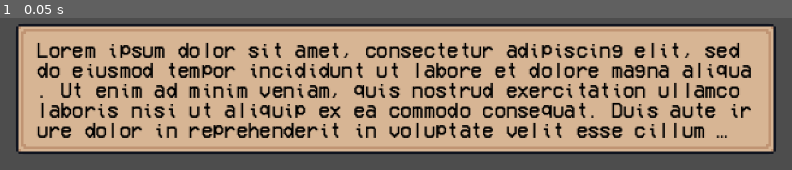
Above: before the commit, frame 1.
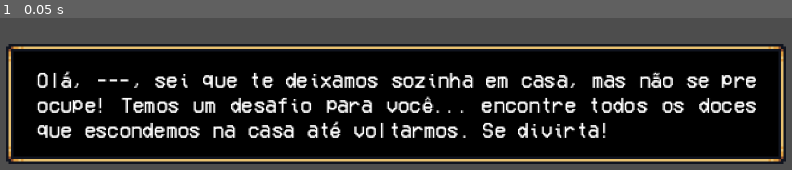
Above: after the commit, the same moment.

Repository: magodosilencio/gamejam-halloween
Game: Godot game, scene res://systems/dialogue_manager/dialogue_manager.tscn
Same seed, same stepped clock (60 frames per second), same inputs: the game is played once before the commit and once after it. This scene is started directly instead of the project's main scene.
Inputs:
- Up to frame 1 (0.05 s): no input

The runs differ from the first frame. In frame 1, 87% of the frame differs, in the area x 0-100%, y 3-97%.

Commit message:
Working on a DialogueSystem

Diff:
--- /dev/null
+++ b/systems/autoloads/game_state.gd
@@ -0,0 +1,11 @@
+extends Node
+
+
+# Called when the node enters the scene tree for the first time.
+func _ready() -> void:
+	pass # Replace with function body.
+
+
+# Called every frame. 'delta' is the elapsed time since the previous frame.
+func _process(delta: float) -> void:
+	pass
--- a/systems/dialogue_manager/dialogue_manager.gd
+++ b/systems/dialogue_manager/dialogue_manager.gd
@@ -1,7 +1,7 @@
 extends CanvasLayer
 
 @export var DialogueBox: Control;
-@export var DialogueText: RichTextLabel;
+@export var DialogueText: Label;
 
 # Called when the node enters the scene tree for the first time.
 func _ready() -> void:
--- a/systems/dialogue_manager/dialogue_manager.tscn
+++ b/systems/dialogue_manager/dialogue_manager.tscn
@@ -4,33 +4,35 @@
 [ext_resource type="Script" uid="uid://ce73h17k8qyo5" path="res://systems/dialogue_manager/dialogue_manager.gd" id="1_3qcsk"]
 [ext_resource type="FontFile" uid="uid://cm2c858l5l0p0" path="res://assets/fonts/vcr_osd_mono/VCR_OSD_MONO_1.001.ttf" id="3_twn3y"]
 
+[sub_resource type="StyleBoxEmpty" id="StyleBoxEmpty_cqb20"]
+content_margin_left = 4.0
+content_margin_right = 4.0
+content_margin_bottom = 4.0
+
 [sub_resource type="LabelSettings" id="LabelSettings_g4v7s"]
-line_spacing = 0.0
+line_spacing = 2.0
 font = ExtResource("3_twn3y")
 font_size = 8
-font_color = Color(0, 0, 0, 1)
+
+[sub_resource type="StyleBoxEmpty" id="StyleBoxEmpty_hx1vp"]
 
 [node name="DialogueManager" type="CanvasLayer" unique_id=683399946 node_paths=PackedStringArray("DialogueBox", "DialogueText")]
 script = ExtResource("1_3qcsk")
-DialogueBox = NodePath("")
-DialogueText = NodePath("")
+DialogueBox = NodePath("Container/DialogueBox/BackgroundContainer")
+DialogueText = NodePath("Container/DialogueBox/BackgroundContainer/TextContainer/DialogueText")
 
-[node name="MarginContainer" type="MarginContainer" parent="." unique_id=1796503834]
+[node name="Container" type="PanelContainer" parent="." unique_id=519777998]
 anchors_preset = 12
 anchor_top = 1.0
 anchor_right = 1.0
 anchor_bottom = 1.0
-offset_top = -60.0
+offset_top = -52.0
 grow_horizontal = 2
 grow_vertical = 0
-theme_override_constants/margin_left = 8
-theme_override_constants/margin_right = 8
-theme_override_constants/margin_bottom = 8
+size_flags_vertical = 8
+theme_override_styles/panel = SubResource("StyleBoxEmpty_cqb20")
 
-[node name="DialogueBox" type="PanelContainer" parent="MarginContainer" unique_id=1206789774]
-layout_mode = 2
-
-[node name="Box" type="NinePatchRect" parent="MarginContainer/DialogueBox" unique_id=301211288]
+[node name="DialogueBox" type="NinePatchRect" parent="Container" unique_id=301211288]
 layout_mode = 2
 texture = ExtResource("1_3f0n1")
 region_rect = Rect2(0, 0, 24, 24)
@@ -39,20 +41,42 @@
 patch_margin_right = 8
 patch_margin_bottom = 8
 
-[node name="MarginContainer" type="MarginContainer" parent="MarginContainer/DialogueBox" unique_id=451167862]
+[node name="BackgroundContainer" type="MarginContainer" parent="Container/DialogueBox" unique_id=1796503834]
+layout_mode = 1
+anchors_preset = 15
+anchor_right = 1.0
+anchor_bottom = 1.0
+grow_horizontal = 2
+grow_vertical = 2
+theme_override_constants/margin_left = 3
+theme_override_constants/margin_top = 3
+theme_override_constants/margin_right = 3
+theme_override_constants/margin_bottom = 3
+
+[node name="Background" type="ColorRect" parent="Container/DialogueBox/BackgroundContainer" unique_id=1640842524]
 layout_mode = 2
-theme_override_constants/margin_left = 8
-theme_override_constants/margin_top = 6
-theme_override_constants/margin_right = 8
-theme_override_constants/margin_bottom = 6
+color = Color(0, 0, 0, 1)
 
-[node name="DialogueText" type="Label" parent="MarginContainer/DialogueBox/MarginContainer" unique_id=1311017737]
+[node name="TextContainer" type="MarginContainer" parent="Container/DialogueBox/BackgroundContainer" unique_id=451167862]
+layout_mode = 2
+size_flags_vertical = 4
+theme_override_constants/margin_left = 2
+theme_override_constants/margin_top = 2
+theme_override_constants/margin_right = 2
+theme_override_constants/margin_bottom = 2
+
+[node name="DialogueText" type="Label" parent="Container/DialogueBox/BackgroundContainer/TextContainer" unique_id=1311017737]
 custom_maximum_size = Vector2(288, 48)
 layout_mode = 2
-size_flags_horizontal = 0
+size_flags_horizontal = 4
 size_flags_vertical = 0
-text = "Lorem ipsum dolor sit amet, consectetur adipiscing elit, sed do eiusmod tempor incididunt ut labore et dolore magna aliqua. Ut enim ad minim veniam, quis nostrud exercitation ullamco laboris nisi ut aliquip ex ea commodo consequat. Duis aute irure dolor in reprehenderit in voluptate velit esse cillum dolore eu fugiat nulla pariatur. Excepteur sint occaecat cupidatat non proident, sunt in culpa qui officia deserunt mollit anim id est laborum."
+text = "Olá, ---, sei que te deixamos sozinha em casa, mas não se preocupe! Temos um desafio para você... encontre todos os doces que escondemos na casa até voltarmos. Se divirta!"
 label_settings = SubResource("LabelSettings_g4v7s")
+horizontal_alignment = 3
 autowrap_mode = 1
-text_overrun_behavior = 4
-max_lines_visible = 5
+text_overrun_behavior = 2
+max_lines_visible = 4
+
+[node name="PanelContainer" type="PanelContainer" parent="Container" unique_id=861025650]
+layout_mode = 2
+theme_override_styles/panel = SubResource("StyleBoxEmpty_hx1vp")
Not shown, added: systems/autoloads/game_state.gd.uid
Binary file added: systems/dialogue_manager/character_name_box.png
Not shown, added: systems/dialogue_manager/character_name_box.png.import
Binary file added: systems/dialogue_manager/dialogue_book.png
Not shown, added: systems/dialogue_manager/dialogue_book.png.import
Binary file changed: systems/dialogue_manager/dialogue_box.png
